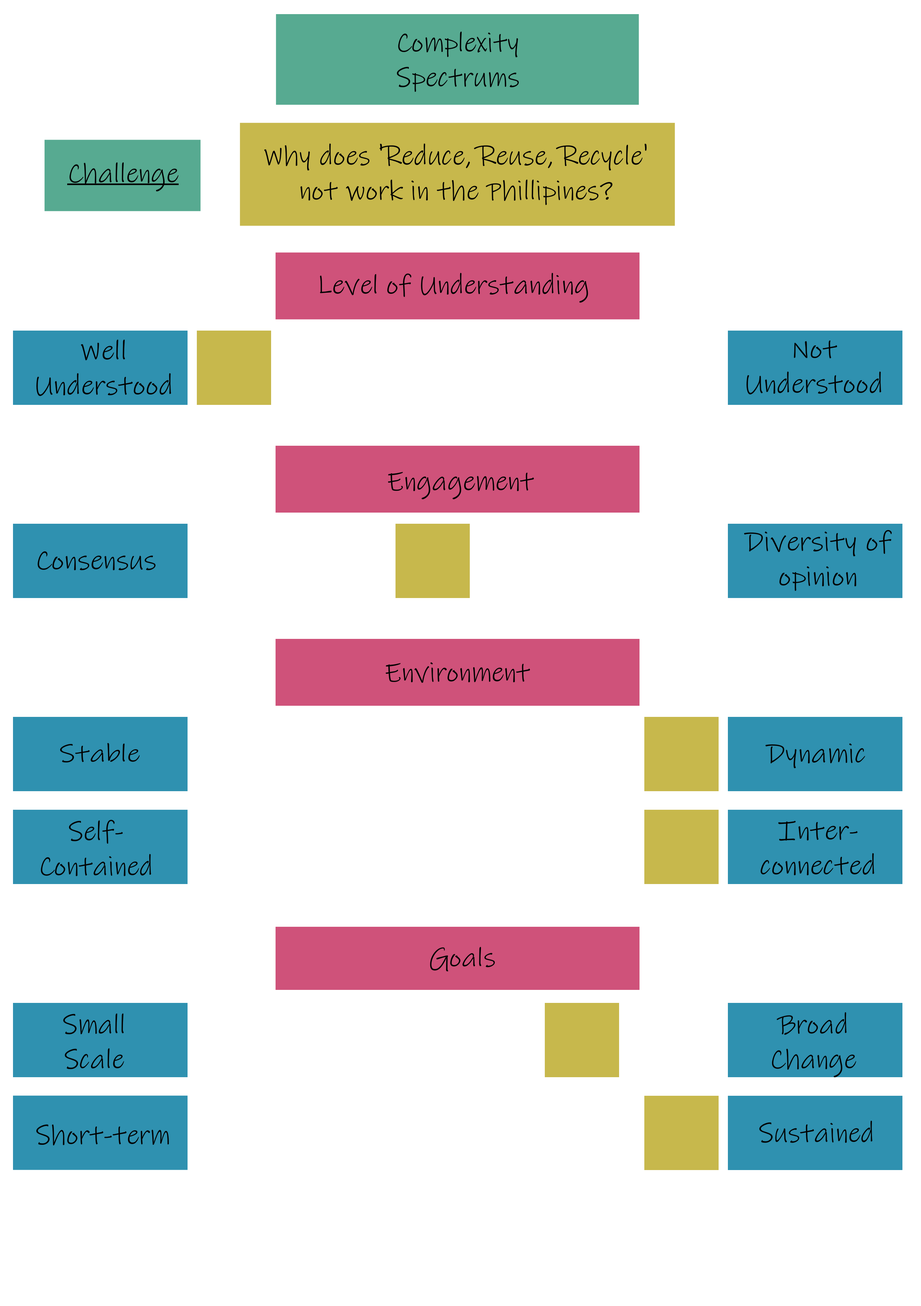
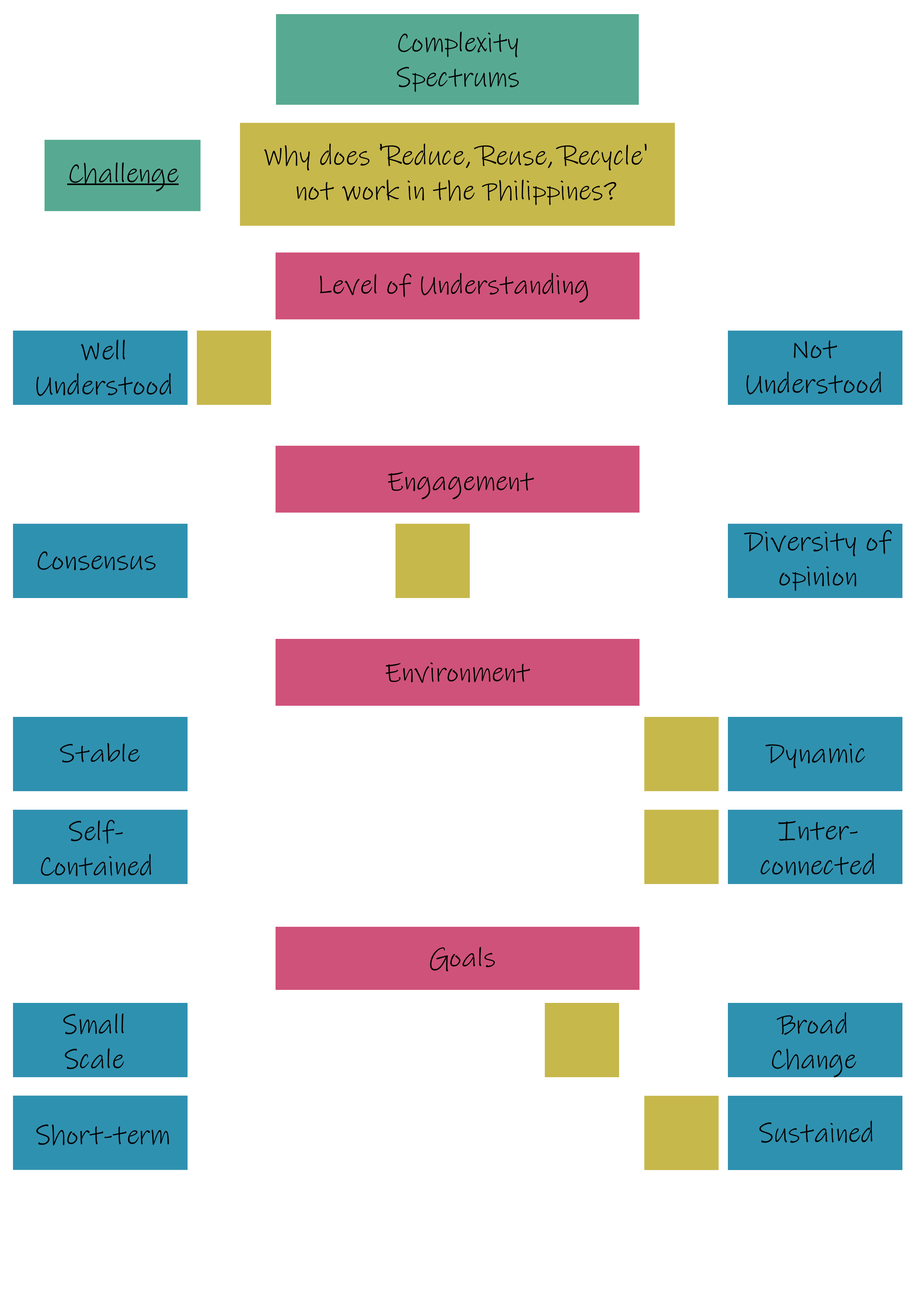
Layered file, before and after one edit (921x1306). Changes by layer:
pixels changed over [296, 179, 886, 966] (layer not identified)
